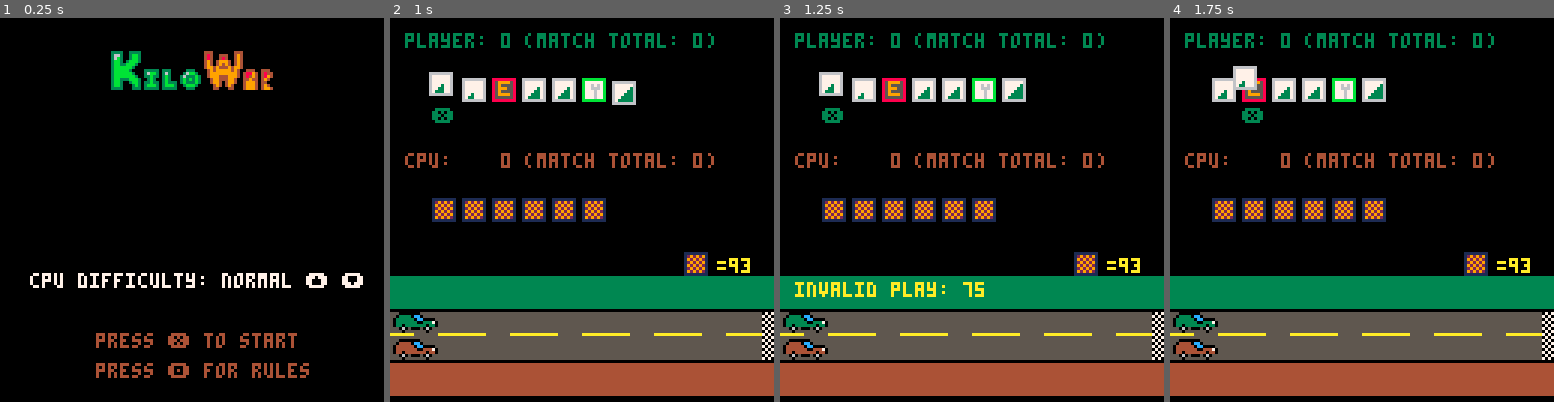
Above: before the commit, frames 1-4 (left to right).
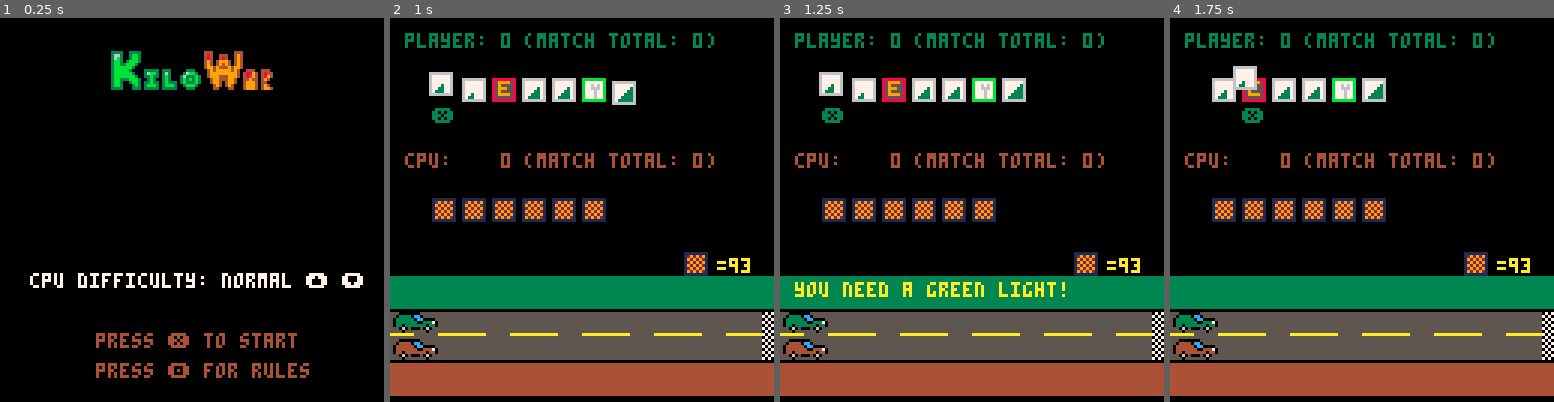
Above: after the commit, the same moments.

Repository: charles-christiansen/kilowar
Game: PICO-8 cartridge kilowar.p8
Two runs of this game, one before a commit and one after it. Both use one fixed random seed, a clock stepped at 60 frames per second and the inputs below.
Inputs:
- Up to frame 1 (0.25 s): no input
- Up to frame 2 (1 s): tap X (X key) at 0.33 s; tap O (Z key) at 0.7 s
- Up to frame 3 (1.25 s): tap X (X key) at 1.07 s
- Up to frame 4 (1.75 s): hold Right from 1.6 s (still down); tap O (Z key) at 1.7 s

Frames 1-2 are identical in both runs. In frame 3, 1.0% of the frame differs, in the area x 3-75%, y 68-73%; in frame 4, nothing differs.

Commit message:
Finished invalid play messages and added sound for CPU winning

Diff:
--- a/kilowar.p8
+++ b/kilowar.p8
@@ -19,7 +19,7 @@
 	stdgoal = 700
 	extgoal = 1000
 	curgoal = 700
-	totalgoal = 1000
+	totalgoal = 2000
 	currentplayer = {name="nobody"}
 	calledext = "nobody"
 	turninprogress = false
@@ -296,9 +296,18 @@
 	end
 	if matchover then
 		mode = "matchover"
-		music(0)
+		if matchwinner == "cpu" then
+			sfx(25)
+		else
+			music(0)
+		end
 	elseif raceover then
 		mode = "raceover"
+		if racewinner == "cpu" then
+			sfx(25)
+		elseif racewinner == "player" then
+			music(5)
+		end
 	elseif #racewinner > 0 then
 		if curgoal == stdgoal then
 			if racewinner == "player" then
@@ -1467,41 +1476,45 @@
  			if _player.upcard.type == "g" or _player.upcard.type == "n" then
  				if not _player.limit or (_player.limit and _card.value <= 50) then
  					return true
+ 				else
+ 					debug = "can't exceed speed limit!"
  				end
  			elseif hassafety(_player,"emergency") and (_player.upcard.type == "r" or _player.upcard.type == "f") then
  				return true
+ 			elseif _player.upcard.type == "h" or _player.upcard.type == "s" or ((_player.upcard.type == "r" or _player.upcard.type == "f") and not hassafety(_player,"emergency")) then
+ 				debug = "you're still stopped!"
  			end
  		else
- 			return false
+ 			debug = "you need a green light!"
  		end
 	elseif _card.type == "g" then
  		-- g = go
  		if not hassafety(_player, "emergency") and (_player.upcard == nil or _player.upcard.type == "s" or _player.upcard.type == "r" or _player.upcard.type == "f") then
  			return true
- 		else
- 			return false
+ 		elseif _player.upcard.type == "h" then
+ 			debug = "fix your hazard first!"
+ 		elseif hassafety(_player,"emergency") or (_player.upcard != nil and (_player.upcard.type == "g" or _player.upcard.type == "n")) then
+ 			debug = "you're not stopped!"
  		end
 	elseif _card.type == "s" then
 	 	-- s = stop
 	 	if hassafety(_opponent,_card.safety) then
 	 		debug = "opponent is immune!"
-	 		return false
 	 	elseif _opponent.upcard ~= nil and (_opponent.upcard.type=="g" or _opponent.upcard.type=="n") then
 	 		 return true
 	 	else
-	 		return false
+	 		debug = "opponent is already stopped!"
 	 	end
 	elseif _card.type == "h" then
  		-- h = hazard
  		if hassafety(_opponent,_card.safety) then
 	 		debug = "opponent is immune!"
-	 		return false
 	 	elseif _opponent.upcard ~= nil and (_opponent.upcard.type=="g" or _opponent.upcard.type=="n" or ((_opponent.upcard.type=="f" or _opponent.upcard.type=="r") and hassafety(_opponent,"emergency"))) then
 	 		return true
 	 	elseif _opponent.upcard == nil and hassafety(_opponent,"emergency") then
 	 		return true
 	 	else
-	 		return false
+	 		debug = "opponent is already stopped!"
 	 	end
 	elseif _card.type == "r" then
  		-- r = remedy
@@ -1509,16 +1522,13 @@
  			return true
  		else
  			debug = "this fix not needed!"
- 			return false
  		end
 	elseif _card.type == "l" then
  		-- l = speed limit
  		if hassafety(_opponent,_card.safety) then
 	 		debug = "opponent is immune!"
-	 		return false
 	 	elseif _opponent.limit then
 	 		debug = "already speed limited!"
-	 		return false
 	 	else
 	 		return true
 	 	end
@@ -1528,7 +1538,6 @@
  			return true
  		else
  			debug = "not under speed limit!"
- 			return false
  		end
 	elseif _card.type == "f" then
  		-- f = safety
Not shown, changed: the music (__music__) section of kilowar.p8
Not shown, changed: the sound effects (__sfx__) section of kilowar.p8
